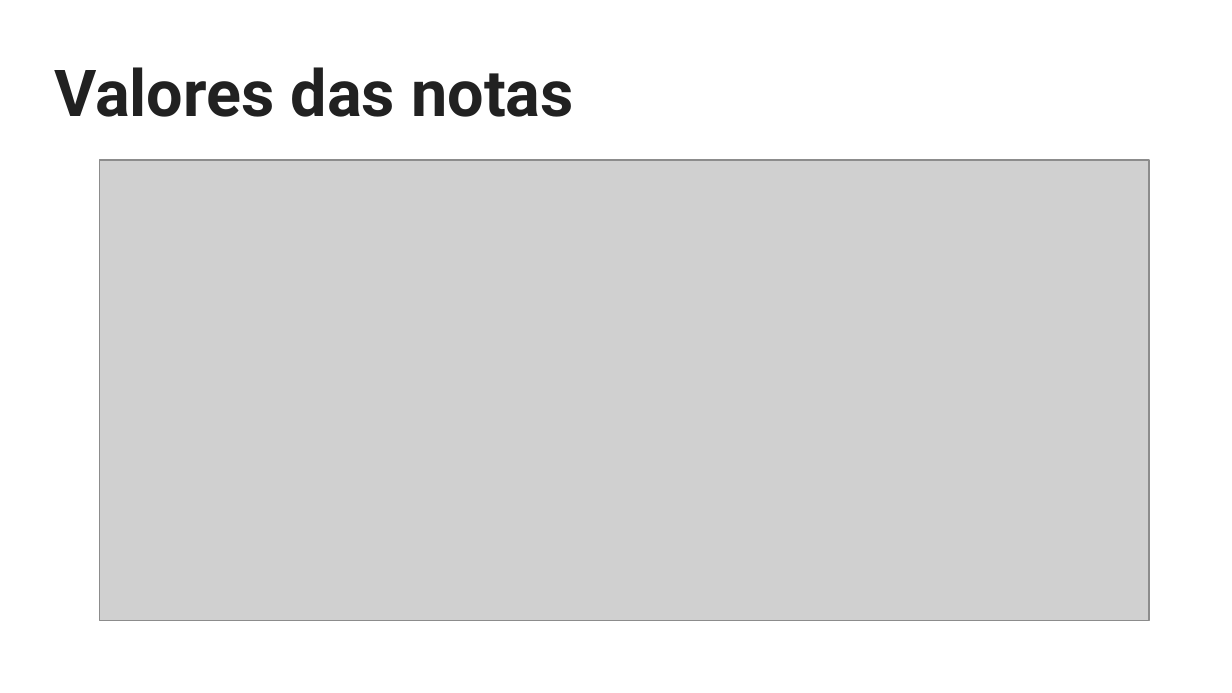
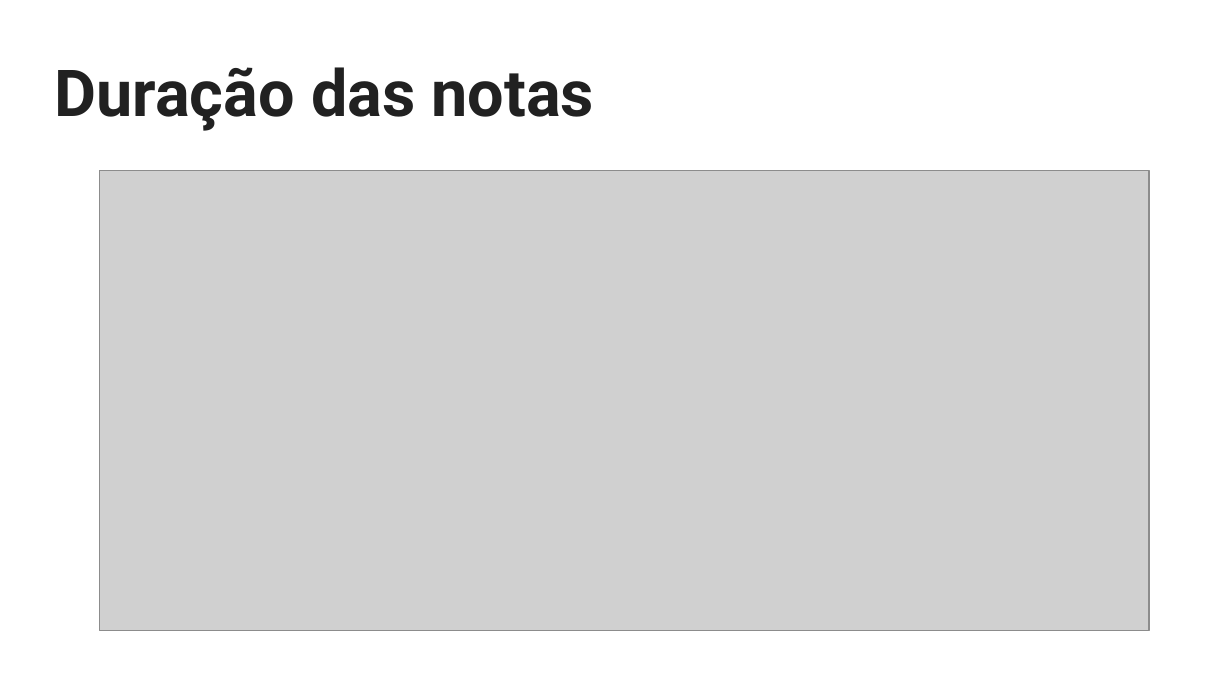
Before and after one commit to Jcss3/melody_generator, a slide deck: slide 16 of apresentação/Melody_Generator.pptx. Drawn at 1232x693 pixels with LibreOffice and Linux fonts; fonts in the diff are those of the drawing; grey boxes stand for pictures. Boxes give left, top, right and bottom in pixels: in the first picture for what was removed or moved away, otherwise in the second. Text is boxed around its words. In the diff, an @@ line names an element or a change of style, - is before the commit and + after.

```diff
--- a/apresentação/Melody_Generator.pptx
+++ b/apresentação/Melody_Generator.pptx
@@ title at [54, 67, 594, 131]: text changed @@
-Valores das notas
+Duração das notas
@@ picture: place and size @@
-picture at [100, 160, 1149, 621]
+picture at [100, 170, 1149, 631]
```
Also in this commit, not shown: 3 other slides changed, 2 slides added, 1 slide removed.
